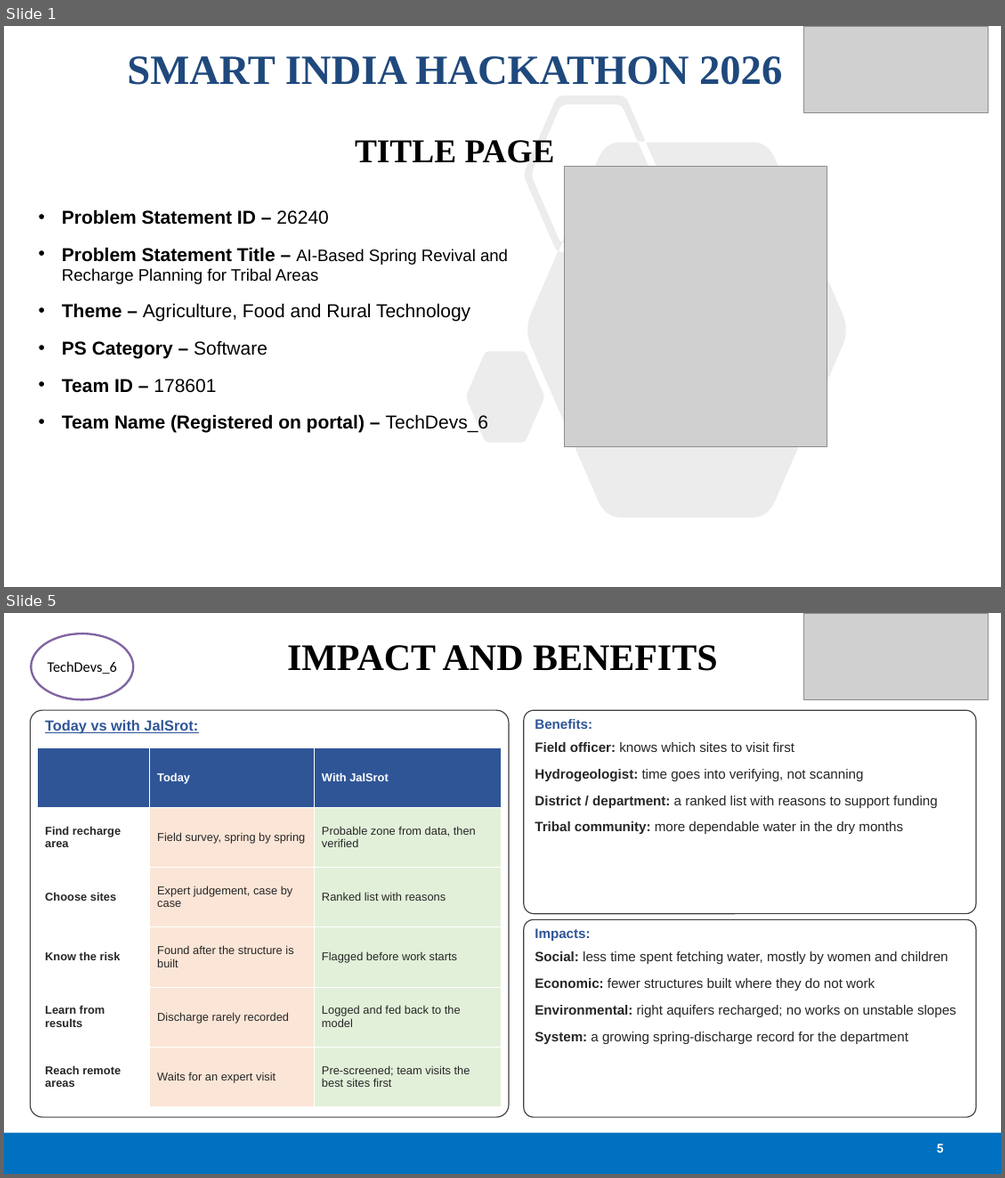
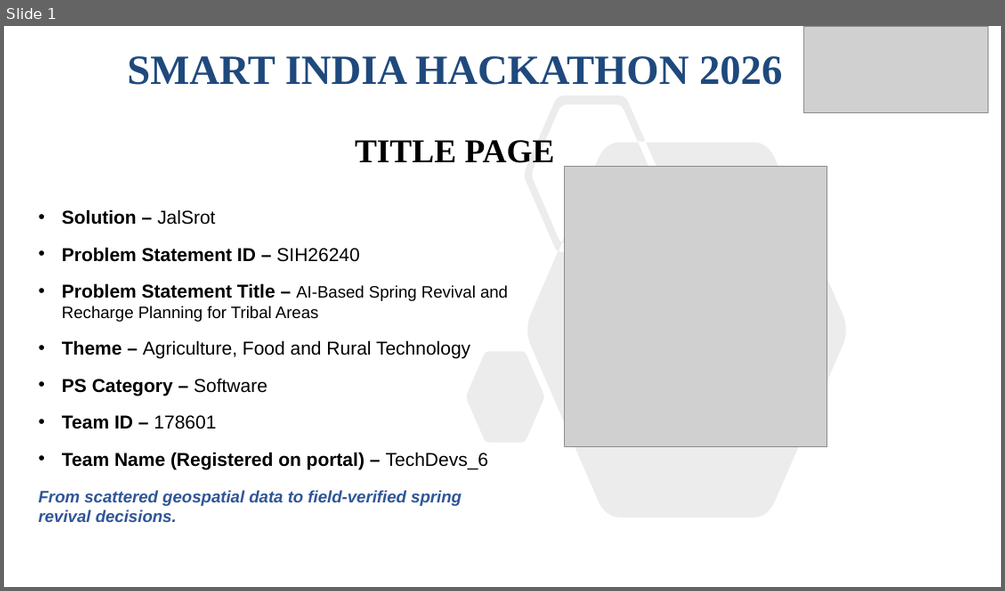
Before and after one commit to TharunS2006/HealthcareAI, a slide deck: docs/SIH26240/JalSrot-SIH2026-Idea.pptx. Shown one above the other, each under a label of ours: slides 1 and 5 before the commit, slide 1 after it; the slides between them are not shown. The pictures are 1005x1178 and 1005x591 pixels, drawn with LibreOffice and Linux fonts; fonts in the diff are those of the drawing; grey boxes stand for pictures. Boxes give left, top, right and bottom in pixels: in the first picture for what was removed or moved away, otherwise in the second. Text is boxed around its words. In the diff, an @@ line names an element or a change of style, - is before the commit and + after.

```diff
--- a/docs/SIH26240/JalSrot-SIH2026-Idea.pptx
+++ b/docs/SIH26240/JalSrot-SIH2026-Idea.pptx
@@ slide 5 removed at (4, 613, 1001, 1174), background #FFFFFF @@
@@ ellipse removed at (31, 634, 133, 699) @@
-TechDevs_6
@@ picture removed at (804, 613, 988, 699) @@
@@ title removed at (287, 645, 718, 671) @@
-IMPACT AND BENEFITS
@@ rounded rectangle removed at (30, 710, 509, 1117) @@
@@ rounded rectangle removed at (524, 710, 976, 914) @@
@@ text removed at (534, 719, 592, 729) @@
-Benefits:
@@ text removed at (45, 720, 198, 733) @@
-Today vs with JalSrot:
@@ text removed at (534, 742, 938, 834) @@
-Field officer: knows which sites to visit first
-Hydrogeologist: time goes into verifying, not scanning
-District / department: a ranked list with reasons to support funding
-Tribal community: more dependable water in the dry months
@@ table removed at (38, 747, 502, 1107), 6 rows, 3 columns @@
- | Today | With JalSrot
-Find recharge area | Field survey, spring by spring | Probable zone from data, then verified
-Choose sites | Expert judgement, case by case | Ranked list with reasons
-Know the risk | Found after the structure is built | Flagged before work starts
-Learn from results | Discharge rarely recorded | Logged and fed back to the model
-Reach remote areas | Waits for an expert visit | Pre-screened; team visits the best sites first
@@ rounded rectangle removed at (524, 919, 976, 1117) @@
@@ text removed at (534, 928, 590, 941) @@
-Impacts:
@@ text removed at (534, 951, 956, 1044) @@
-Social: less time spent fetching water, mostly by women and children
-Economic: fewer structures built where they do not work
-Environmental: right aquifers recharged; no works on unstable slopes
-System: a growing spring-discharge record for the department
@@ rectangle removed at (4, 1133, 1001, 1174) @@
@@ page number removed at (937, 1143, 944, 1152) @@
-5
@@ slide 1 changed as well @@
@@ text at (62, 209, 359, 262): text changed @@
-• Problem Statement ID – 26240
+• Solution – JalSrot
+• Problem Statement ID – SIH26240
@@ text added at (39, 490, 461, 522), 16 pt, text #2F5597, bold, italic @@
+From scattered geospatial data to field-verified spring revival decisions.
```
Also in this commit, not shown: 3 other slides changed, 2 slides added, 1 other slide removed, 1 other file.
